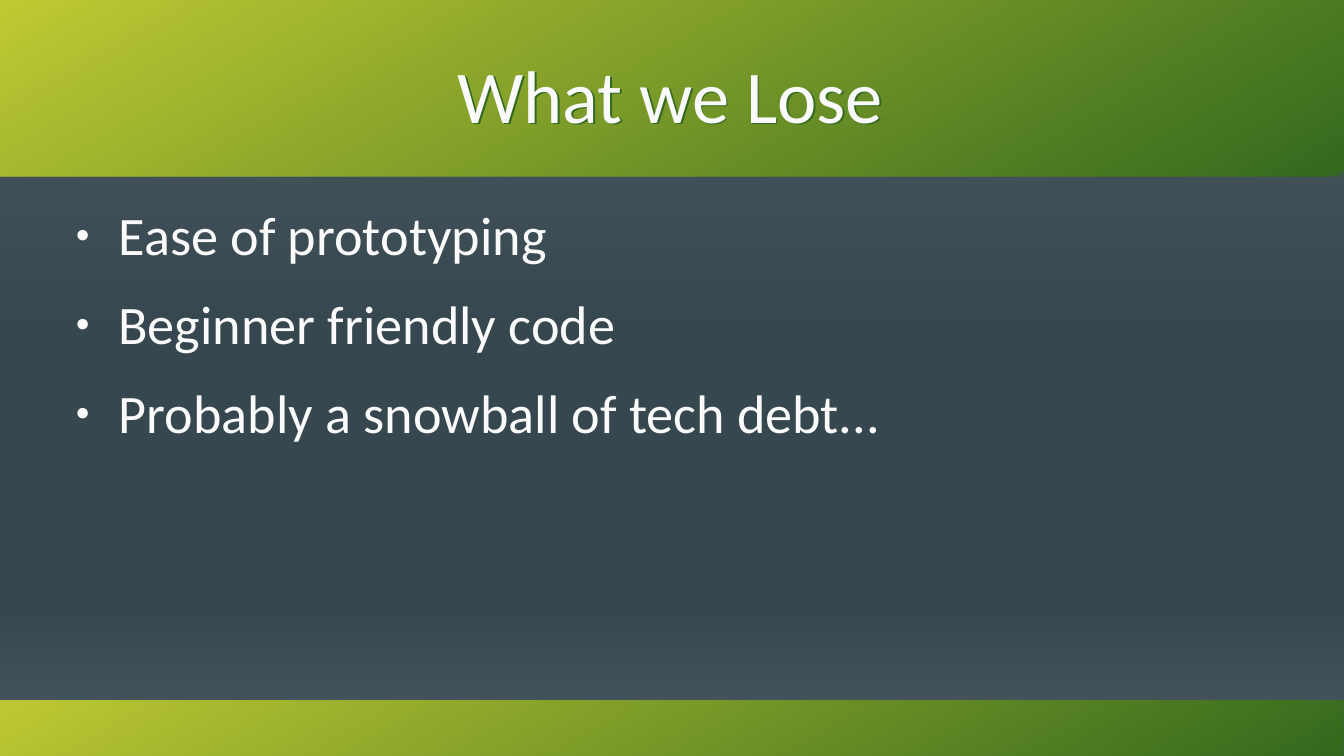
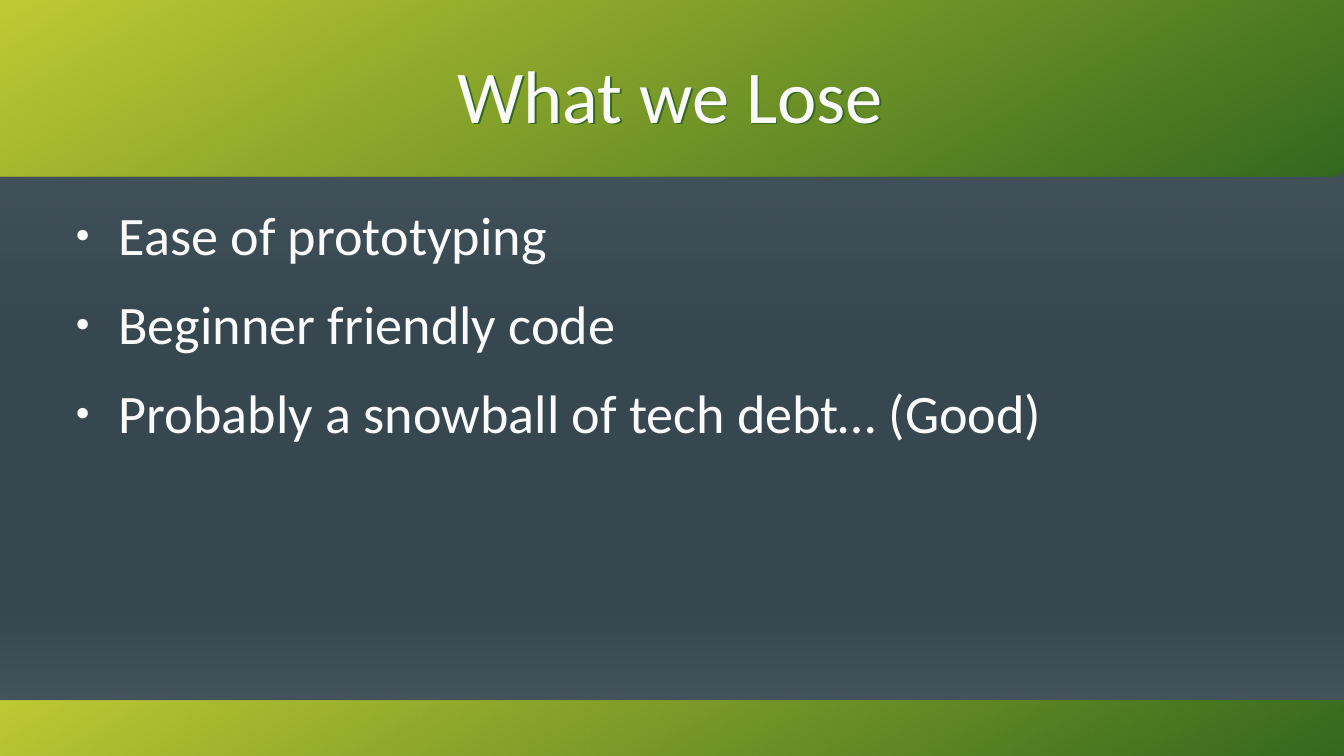
Before and after one commit to KenzieMac130/CitrusToolbox, a slide deck: slide 52 of docs/MovingToGpuDrivenRendering.odp (slide 53 before the commit). Drawn at 1344x756 pixels with LibreOffice and Linux fonts; fonts in the diff are those of the drawing. Boxes give left, top, right and bottom in pixels: in the first picture for what was removed or moved away, otherwise in the second. Text is boxed around its words. In the diff, an @@ line names an element or a change of style, - is before the commit and + after.

```diff
--- a/docs/MovingToGpuDrivenRendering.odp
+++ b/docs/MovingToGpuDrivenRendering.odp
@@ text at (119, 393, 1042, 442): text changed @@
-● Probably a snowball of tech debt...
+● Probably a snowball of tech debt… (Good)
```
Also in this commit, not shown: 6 other slides changed, 2 slides added, 3 slides removed, 30 other files.
